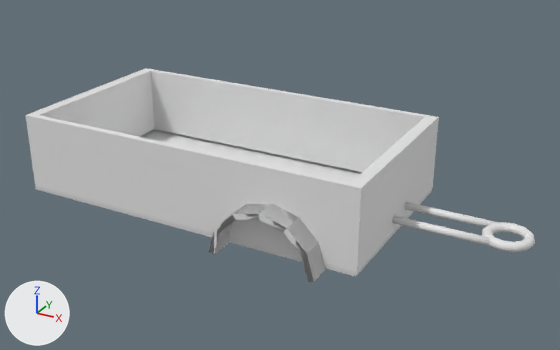
One commit to the Blender file Assets/models/cart/cart.blend: the scene before it, then after it.
The view is the same before and after, from a 50 mm lens placed at (3.01, -4.7, 2.57), pointed at (0.45, -0.04, 0.24). Arrows for +X, +Y and +Z are at lower left; the lights stay in place.

The older version as bpy lines, for what is in view:
```python
me_cube_002 = bpy.data.meshes.new('Cube.002')
me_cube_002.from_pydata(...)  # a torus around z (ring radius 0.139, tube radius 0.035) spanning x -0.173..0.173, y -0.173..0.173, z -0.035..0.035; a 15-sided cylinder along x spanning x -0.76..-0.056, y -0.151..-0.096, z -0.028..0.027; a 15-sided cylinder along x spanning x -0.76..-0.056, y 0.094..0.148, z -0.028..0.027
me_cube_002.polygons.foreach_set('use_smooth', [True] * 178)
me_cube_005 = bpy.data.meshes.new('Cube.005')
me_cube_005.from_pydata(...)  # 160 vertices, 132 faces; spans x -1.38..1.39, y -0.9..0.9, z -0.02..0.62
ob_cube_001 = bpy.data.objects.new('Cube.001', me_cube_002)
ob_cube_001.location = (2.142, 0.0, 0.14)
ob_cube_002 = bpy.data.objects.new('Cube.002', me_cube_005)
ob_cube_002.location = (0.0, 0.0, 0.0)
```
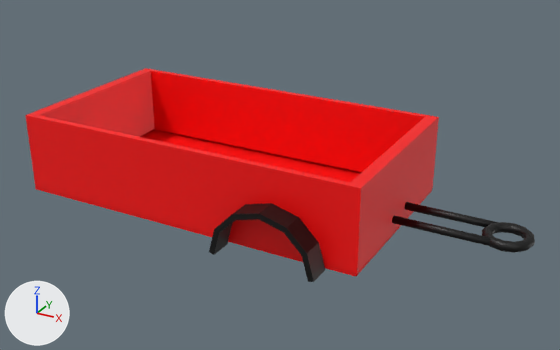
Pixel boxes [x1, y1, x2, y2] of what changed, in the pictures (560 x 350 px):
'Cube.001', recoloured (white to black): [392, 202, 535, 253] in both
part 1 of me_cube_005, deleted: before [209, 203, 325, 282]
part 2 of me_cube_005, recoloured (grey to red): [26, 68, 439, 277] in both
part 3 of me_cube_005, recoloured: before [219, 214, 312, 277]; after [209, 203, 325, 282]

Edits to the bpy script that builds the scene:
```text
Add mat_material:
    mat_material = principled_material('Material')
    mat_material.base_color = (0.0, 0.0, 0.0)  # black #000000
Add mat_material_001:
    mat_material_001 = principled_material('Material.001')
    mat_material_001.base_color = (1.0, 0.0, 0.0)  # red #ff0000
Change me_cube_002:
    where me_cube_002.from_pydata(...)  # 204 vertices, 178 faces; spans x -0.76..0.173, y -0.173..0.173, z -0.035..0.035
    add me_cube_002.materials.append(mat_material)  # black #000000
Change me_cube_005:
    used by ob_cube_002; location = (0.0, 0.0, 0.0)
    remove me_cube_005.from_pydata(...)  # 160 vertices, 132 faces; spans x -1.38..1.39, y -0.9..0.9, z -0.02..0.62
    add me_cube_005.from_pydata(...)  # 104 vertices, 80 faces; spans x -1.38..1.39, y -0.9..0.9, z -0.02..0.62
    me_cube_005 part 1: the loose piece of 28 vertices spanning x 0.38..1.17, y -0.9..-0.74, z -0.02..0.38 is deleted
    me_cube_005 part 2: 28 faces spanning x -1.38..1.39, y -0.74..0.74, z 0.0..0.62 switch from no material to mat_material_001 (red #ff0000)
    me_cube_005 part 3: 52 faces spanning x 0.38..1.17, y -0.9..0.9, z -0.02..0.38 switch from no material to mat_material (black #000000)
```
